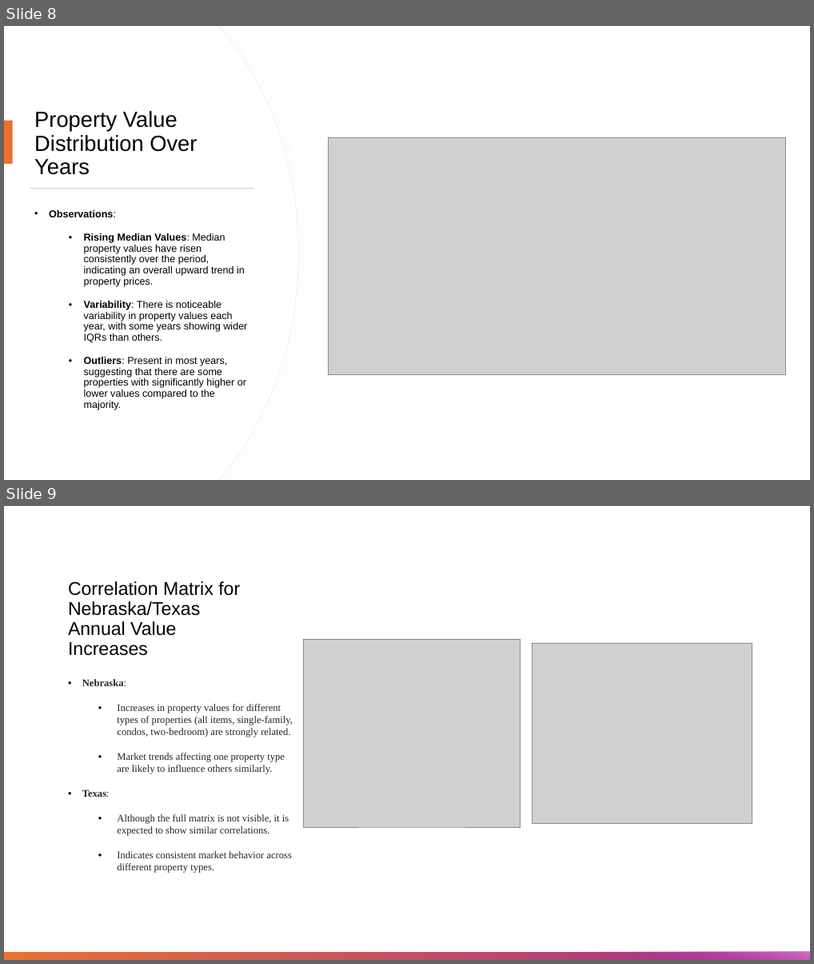
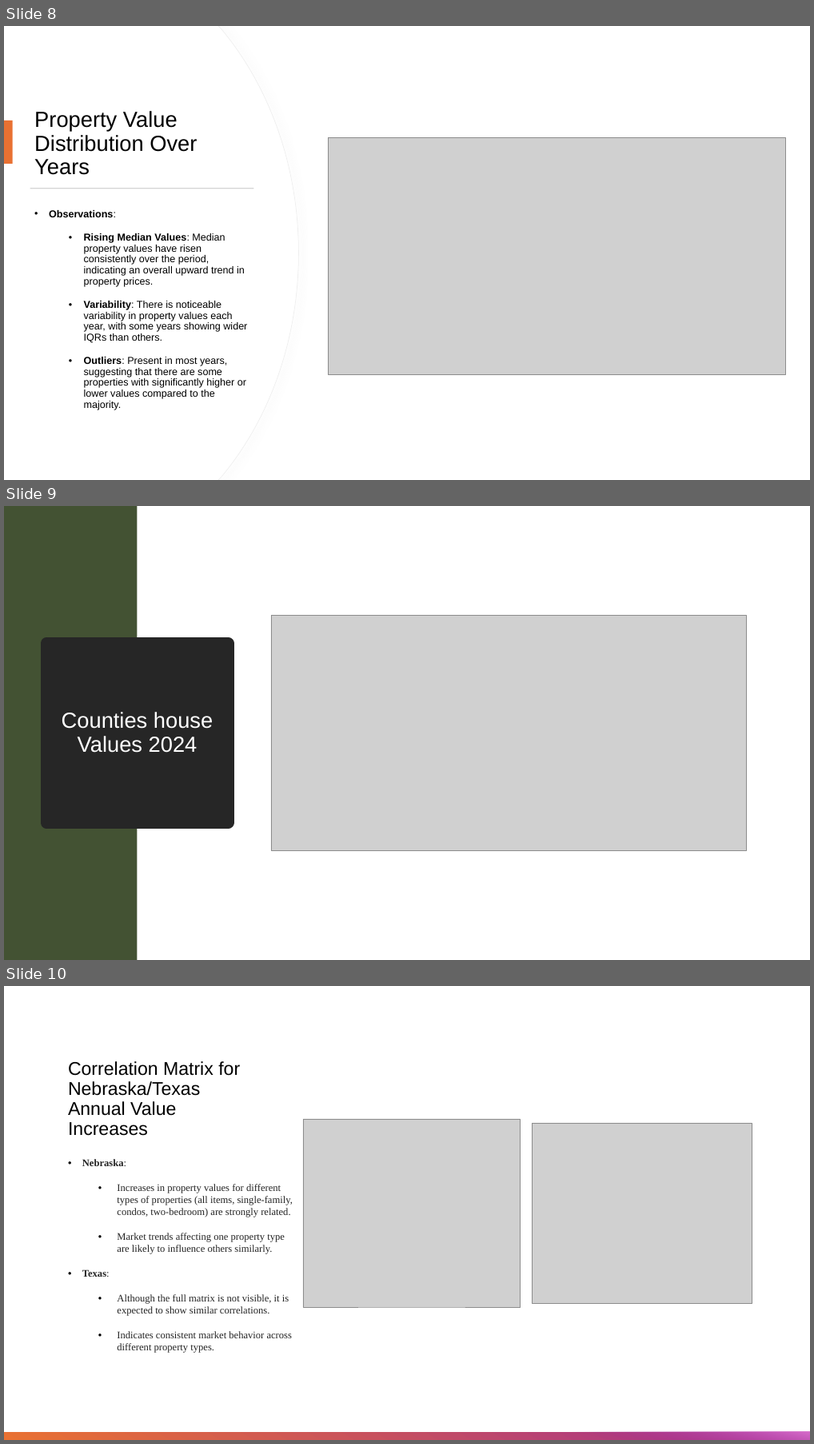
Before and after one commit to KavyaGurram2000/DS_2025_TeamE, a slide deck: Presentation_slides/Predicting Housing Market Trends_final.pptx. Shown one above the other, each under a label of ours: slides 8 and 9 before the commit, slides 8, 9 and 10 after it. The pictures are 814x964 and 814x1444 pixels, drawn with LibreOffice and Linux fonts; fonts in the diff are those of the drawing; grey boxes stand for pictures. Boxes give left, top, right and bottom in pixels: in the first picture for what was removed or moved away, otherwise in the second. Text is boxed around its words. In the diff, an @@ line names an element or a change of style, - is before the commit and + after.

```diff
--- a/Presentation_slides/Predicting Housing Market Trends_final.pptx
+++ b/Presentation_slides/Predicting Housing Market Trends_final.pptx
@@ slide 9 added at [4,506,810,960], background #FFFFFF @@
@@ rectangle added at [4,506,137,960], fill #435233 @@
@@ picture added at [271,615,747,850] @@
@@ title added at [46,644,229,822], fill #262626, outline #262626 13.75 pt, 26 pt, text #FFFFFF @@
+Counties house Values 2024
@@ what was slide 9 is now slide 10 @@
```
Also in this commit, not shown: 1 slide changed, 4 other slides added, 2 slides removed.
